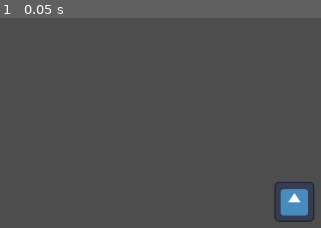
Above: before the commit, frame 1.
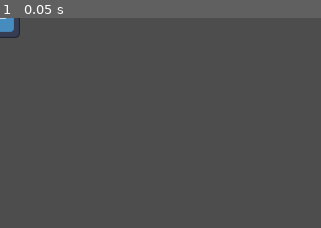
Above: after the commit, the same moment.

Repository: taiseicee/Silken
Game: Godot game, scene res://scenes/levels/level_test.tscn
Same seed, same stepped clock (60 frames per second), same inputs: the game is played once before the commit and once after it. The engine's default icon, where the game draws it, is replaced by a stand-in: a white triangle on a blue panel in a dark square.
Inputs:
- Up to frame 1 (0.05 s): no input

The runs differ from the first frame. In frame 1, 1.8% of the frame differs, in the area x 0-98%, y 0-98%.

Commit message:
Reverting to c99d632

Diff:
--- a/project.godot
+++ b/project.godot
@@ -19,7 +19,3 @@
 
 window/size/viewport_width=1280
 window/size/viewport_height=720
-
-[physics]
-
-2d/default_gravity=98.0
--- a/scenes/levels/level_test.tscn
+++ b/scenes/levels/level_test.tscn
@@ -5,4 +5,3 @@
 [node name="level_test" type="Node2D"]
 
 [node name="player" parent="." instance=ExtResource("1_2ijks")]
-position = Vector2(471, 294)
--- a/src/player/movement_comp.gd
+++ b/src/player/movement_comp.gd
@@ -1,53 +1,16 @@
 extends Node
 
 var character: CharacterBody2D
-@onready
-var key_manager: Node = $key_manager
+var key_manager: Node
 
 var gravity: float = ProjectSettings.get_setting("physics/2d/default_gravity")
 
 var first_key: Key
 var second_key: Key
 
-var swing_point: Vector2
-var web_length: float
-var resonant_frequency: float
-var beta: float
-
-var angular_vel: float
-var angle: float
-
-@export
-var mass: float = 1
-@export
-var air_friction: float = 0.35
-@export
-var web_length_multiplier: float = 20
-
-func init(character: CharacterBody2D):
+func init(character: CharacterBody2D, key_manager: Node):
 	self.character = character
-
-func handle_gravity(delta: float):
-	character.velocity.y += gravity * delta
-
-func shoot():
-	var first_location: Vector2 = key_manager.get_key_location(first_key)
-	var second_location: Vector2 = key_manager.get_key_location(second_key)
-	var direction: Vector2 = second_location - first_location
-	web_length = (web_length_multiplier * direction).length()
-	swing_point = character.position + web_length_multiplier * direction
-	resonant_frequency = sqrt(gravity / web_length)
-	beta = air_friction / (2 * mass)
-
-	angular_vel = 0
-	angle = Vector2.DOWN.angle_to(direction)
-
-func swing(delta: float):
-	angular_vel = angular_vel + (delta * -2 * beta * angular_vel - (resonant_frequency * resonant_frequency * sin(angle)))
-	angle = angle + delta * angular_vel
-
-	character.position.y = swing_point.y + web_length * cos(angle)
-	character.position.x = swing_point.x + web_length * sin(angle)
+	self.key_manager = key_manager
 
 func set_first_key(key: Key) -> bool:
 	print("First Key:")
@@ -77,6 +40,3 @@
 	var location: Vector2 = key_manager.get_key_location(key)
 	if is_valid_key(key, location):
 		print("%c - %d - %v" % [key, key, location])
-
-func draw_web():
-	character.draw_line(character.position, character.to_local(swing_point), Color(1, 1, 1))
--- a/src/player/player.gd
+++ b/src/player/player.gd
@@ -4,9 +4,11 @@
 var state_machine: FiniteStateMachine = $state_machine
 @onready
 var movement_comp: Node = $movement_comp
+@onready
+var key_manager: Node = $movement_comp/key_manager
 
 func _ready():
-	movement_comp.init(self)
+	movement_comp.init(self, key_manager)
 	state_machine.init(self, movement_comp)
 
 func _process(delta: float):
--- a/src/player/states/aim.gd
+++ b/src/player/states/aim.gd
@@ -5,7 +5,6 @@
 	print("Entered: Aim State")
 
 func process_input(event: InputEvent):
-	super(event)
 	if not Input.is_key_pressed(movement_comp.first_key):
 		state_transition.emit(self, "idle")
 		return
--- a/src/player/states/shoot.gd
+++ b/src/player/states/shoot.gd
@@ -2,13 +2,10 @@
 
 func enter_state():
 	super()
-	movement_comp.shoot()
 	print("Entered: Shoot State")
 
 func process_input(event: InputEvent):
-	super(event)
 	if not Input.is_key_pressed(movement_comp.second_key):
 		state_transition.emit(self, "aim")
 	if not Input.is_key_pressed(movement_comp.first_key):
-		movement_comp.shoot()
 		state_transition.emit(self, "swing")
--- a/src/player/states/swing.gd
+++ b/src/player/states/swing.gd
@@ -3,11 +3,3 @@
 func enter_state():
 	super()
 	print("Entered: Swing State")
-
-func process_input(event: InputEvent):
-	super(event)
-	# TODO: Add switching of first and second keys
-
-func process_physics(delta: float):
-	super(delta)
-	movement_comp.swing(delta)
